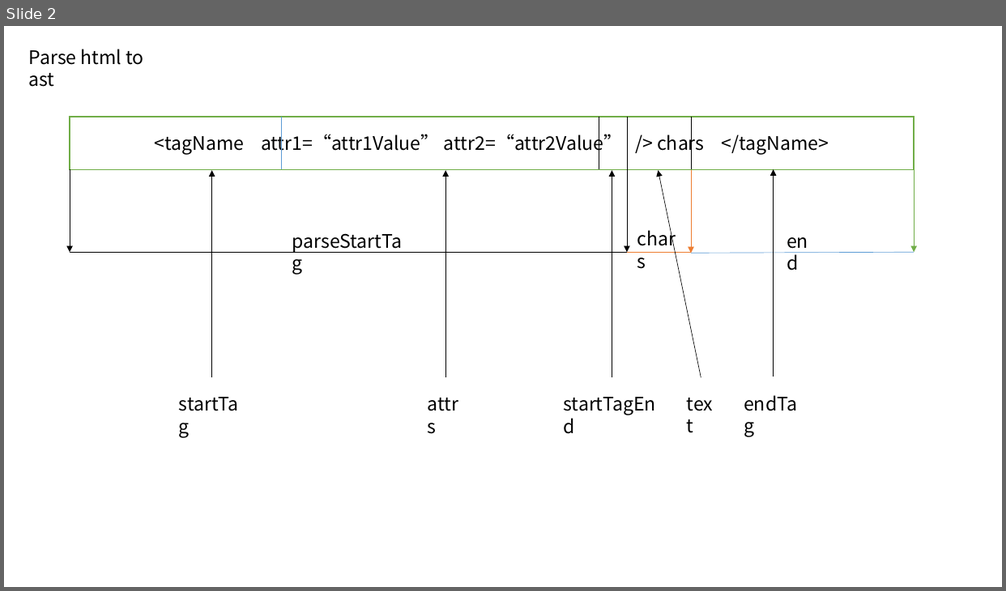
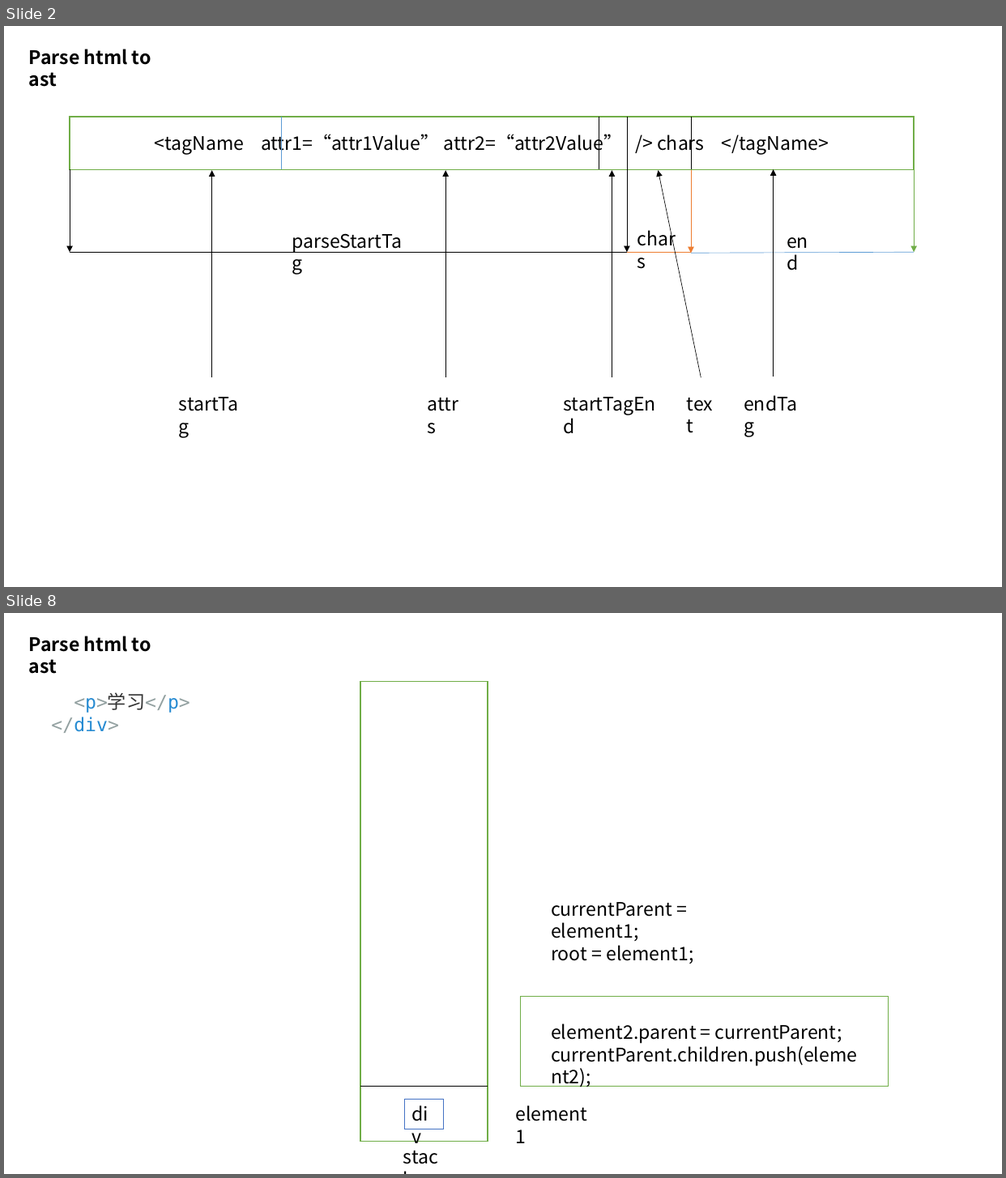
Before and after one commit to Laishuxin/mini-vue-dom, a slide deck: resource/template-dom.pptx. Shown one above the other, each under a label of ours: slide 2 before the commit, slides 2 and 8 after it; the slides between them are not shown. The pictures are 1006x591 and 1006x1178 pixels, drawn with LibreOffice and Linux fonts; fonts in the diff are those of the drawing. Boxes give left, top, right and bottom in pixels: in the first picture for what was removed or moved away, otherwise in the second. Text is boxed around its words. In the diff, an @@ line names an element or a change of style, - is before the commit and + after.

```diff
--- a/resource/template-dom.pptx
+++ b/resource/template-dom.pptx
@@ slide 8 added at [4,613,1002,1174], background #FFFFFF @@
@@ text added at [29,636,151,674], 18 pt, text #000000, bold @@
+Parse html to ast
@@ rectangle added at [360,682,488,1142], fill #FFFFFF, outline #70AD47 1 pt @@
@@ text added at [51,693,190,733], 18 pt, text #93A1A1 @@
+<p>学习</p>
+</div>
@@ text added at [551,902,693,964], 18 pt, text #000000 @@
+currentParent = element1;
+root = element1;
@@ rectangle added at [521,996,889,1086], fill #FFFFFF, outline #70AD47 1 pt @@
@@ text added at [551,1024,857,1066], 18 pt, text #000000 @@
+element2.parent = currentParent;
+currentParent.children.push(element2);
@@ line added from (360, 1086) to (488, 1086), #000000 0.5 pt @@
@@ rectangle added at [404,1100,444,1130], outline #4472C4 0.75 pt, 18 pt, text #000000 @@
+div
@@ text added at [508,1100,599,1130], 18 pt, text #000000 @@
+element1
@@ text added at [395,1142,452,1171], 18 pt, text #000000 @@
+stack
@@ slide 2 changed as well @@
@@ text "Parse html to ast" at [29,49,151,87]: bold on @@
```
Also in this commit, not shown: 1 other slide changed, 11 other slides added, 16 other files.
